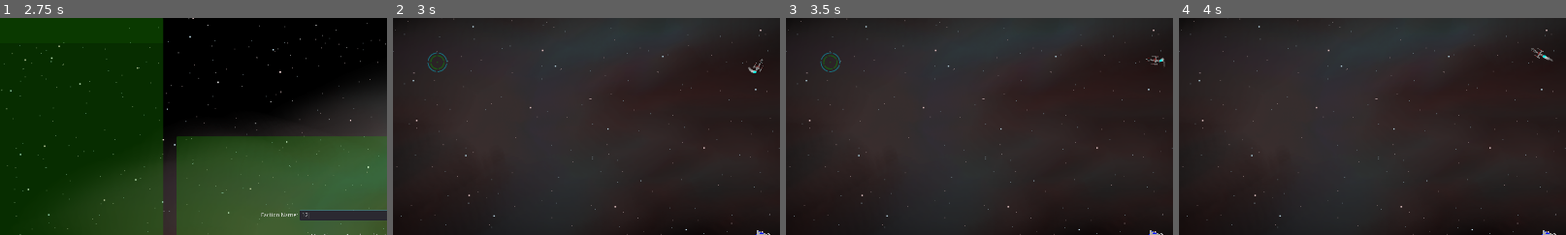
Above: before the commit, frames 1-4 (left to right).
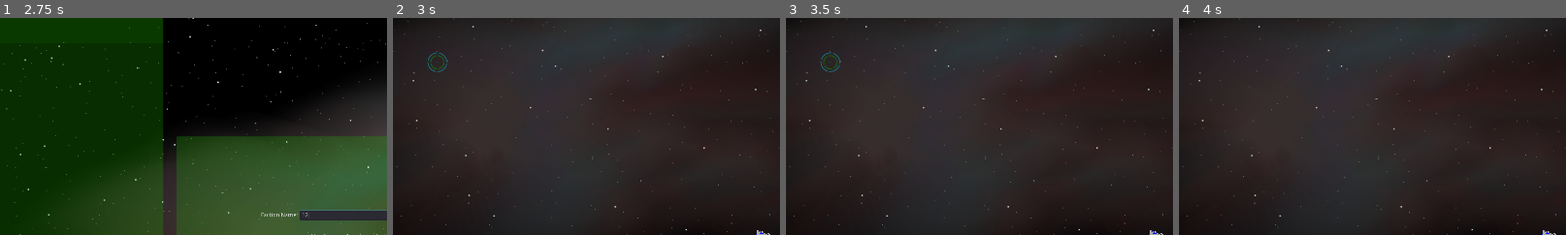
Above: after the commit, the same moments.

Repository: 029614/RedVoid
Game: Godot game, scene res://Start/StartScreen.tscn
Same seed, same stepped clock (60 frames per second), same inputs: the game is played once before the commit and once after it.
Inputs (mouse positions are % of the whole screen's width and height, from its top left):
- Up to frame 1 (2.75 s): click "New Game" at 0.5 s; click (48, 45) at 1.27 s; type "12" at 1.35 s; click "New Game" at 2 s
- Up to frame 2 (3 s): click "Start" at 2.75 s
- Up to frame 3 (3.5 s): no input
- Up to frame 4 (4 s): click (52, 98) at 3.52 s; type "12" at 3.6 s
The pictures show only the part of the screen within x 2-52%, y 0-50%; the shares and areas given below are measured in that part.

Frame 1 is identical in both runs. In frame 2, less than 0.1% of the frame differs, in the area x 91-96%, y 18-26%; in frame 3, 0.1%; in frame 4, 0.1%, in the area x 90-97%, y 13-21%.

Commit message:
Asteroids and more stuff

Diff:
--- a/Assets/Planets/Asteroids/Asteroid1.tscn
+++ b/Assets/Planets/Asteroids/Asteroid1.tscn
@@ -2,5 +2,11 @@
 
 [ext_resource path="res://Assets/Planets/Asteroids/Asteroid1.png" type="Texture" id=1]
 
-[node name="Asteroid1" type="Sprite"]
+[node name="Asteroid1" type="StaticBody2D"]
+
+[node name="Sprite" type="Sprite" parent="."]
 texture = ExtResource( 1 )
+
+[node name="CollisionPolygon2D" type="CollisionPolygon2D" parent="."]
+position = Vector2( 25.1173, 17.2642 )
+polygon = PoolVector2Array( -192.812, -152.527, -145.709, -230.147, -80.0308, -265.972, -22.9768, -272.606, -4.40102, -260.001, 24.1261, -271.279, 64.5946, -267.299, 109.707, -223.513, 170.078, -93.4828, 223.815, -41.0727, 242.391, 29.9132, 225.806, 61.0939, 241.064, 97.582, 158.137, 152.646, 143.542, 216.997, 115.678, 238.227, -90.6455, 187.807, -165.612, 206.383, -216.695, 187.144, -233.944, 140.704, -270.432, 135.397, -277.066, 83.6502, -291.662, 67.0647, -268.442, 0.722717, -244.559, -20.5067, -232.617, -80.2145 )
--- /dev/null
+++ b/Assets/Planets/Asteroids/Asteroid2.tscn
@@ -0,0 +1,11 @@
+[gd_scene load_steps=2 format=2]
+
+[ext_resource path="res://Assets/Planets/Asteroids/Asteroid2.png" type="Texture" id=1]
+
+[node name="Asteroid2" type="StaticBody2D"]
+
+[node name="Sprite" type="Sprite" parent="."]
+texture = ExtResource( 1 )
+
+[node name="CollisionPolygon2D" type="CollisionPolygon2D" parent="."]
+polygon = PoolVector2Array( -103.304, 266.381, -192.899, 228.099, -259.689, 95.3348, -246.568, -11.0282, -230.367, -74.8967, -183.94, -120.509, -130.183, -136.799, -107.376, -180.782, -29.184, -245.128, 62.0406, -298.071, 106.838, -291.555, 204.579, -247.572, 212.724, -224.766, 233.087, -207.661, 233.901, -153.089, 260.78, -98.5174, 250.191, -19.5104, 224.127, 13.0698, 246.119, 52.9805, 231.458, 78.2302, 246.119, 133.617, 207.023, 180.858, 198.878, 226.47, 119.871, 246.833, 62.0408, 293.26, 40.0491, 287.558, 18.8719, 299.776, -29.9984, 295.703, -57.6915, 274.526 )
--- /dev/null
+++ b/Assets/Planets/Asteroids/Asteroid3.tscn
@@ -0,0 +1,11 @@
+[gd_scene load_steps=2 format=2]
+
+[ext_resource path="res://Assets/Planets/Asteroids/Asteroid3.png" type="Texture" id=1]
+
+[node name="Asteroid3" type="StaticBody2D"]
+
+[node name="Sprite" type="Sprite" parent="."]
+texture = ExtResource( 1 )
+
+[node name="CollisionPolygon2D" type="CollisionPolygon2D" parent="."]
+polygon = PoolVector2Array( -274.747, -8.95349, -190.77, -85.9326, -153.447, -145.416, -121.956, -147.749, -63.638, -248.055, 25.0045, -301.707, 103.15, -249.221, 188.293, -157.08, 252.443, -118.59, 229.116, -3.12173, 250.11, 65.6929, 271.104, 78.5227, 282.768, 114.68, 251.276, 146.171, 199.957, 157.834, 185.961, 190.492, 161.467, 209.154, 101.984, 283.8, -53.1409, 300.129, -163.944, 186.993, -196.602, 131.008, -247.921, 99.517, -252.587, 59.8611, -274.747, 30.7024 )
--- /dev/null
+++ b/Assets/Planets/Asteroids/Asteroid4.tscn
@@ -0,0 +1,11 @@
+[gd_scene load_steps=2 format=2]
+
+[ext_resource path="res://Assets/Planets/Asteroids/Asteroid4.png" type="Texture" id=1]
+
+[node name="Asteroid4" type="StaticBody2D"]
+
+[node name="Sprite" type="Sprite" parent="."]
+texture = ExtResource( 1 )
+
+[node name="CollisionPolygon2D" type="CollisionPolygon2D" parent="."]
+polygon = PoolVector2Array( 90.3201, 282.634, -79.9669, 174.163, -111.458, 172.997, -153.447, 89.0198, -182.606, 84.3545, -256.086, 43.5322, -268.915, 15.5399, -242.089, -27.6151, -278.246, -85.9326, -252.587, -178.074, -232.759, -215.397, -195.435, -229.394, -161.611, -267.883, -6.48688, -211.898, 43.6661, -277.214, 99.6509, -285.378, 183.628, -253.887, 231.448, -223.562, 240.779, -185.072, 233.781, -136.086, 237.28, -99.9287, 280.435, -73.1027, 275.77, -15.9516, 229.116, 224.316, 167.299, 255.808 )
--- /dev/null
+++ b/Assets/Planets/Asteroids/Asteroid5.tscn
@@ -0,0 +1,11 @@
+[gd_scene load_steps=2 format=2]
+
+[ext_resource path="res://Assets/Planets/Asteroids/Asteroid5.png" type="Texture" id=1]
+
+[node name="Asteroid5" type="StaticBody2D"]
+
+[node name="Sprite" type="Sprite" parent="."]
+texture = ExtResource( 1 )
+
+[node name="CollisionPolygon2D" type="CollisionPolygon2D" parent="."]
+polygon = PoolVector2Array( 77.4902, 342.118, -44.9764, 345.617, -130.12, 232.481, -208.265, 221.984, -249.088, 5.04269, -224.594, -33.4468, -268.915, -119.757, -245.589, -266.717, -161.611, -306.373, -117.29, -285.378, -18.1504, -348.361, 52.9969, -306.373, 84.4883, -302.874, 190.626, -180.407, 217.452, -97.596, 267.605, -32.2805, 273.437, 29.536, 259.441, 78.5227, 146.305, 191.659, 156.802, 232.481, 153.303, 265.139 )
--- /dev/null
+++ b/Assets/Planets/Asteroids/AsteroidField.gd
@@ -0,0 +1,43 @@
+extends Node2D
+
+
+var asteroid1 = preload("res://Assets/Planets/Asteroids/Asteroid1.tscn")
+var asteroid2 = preload("res://Assets/Planets/Asteroids/Asteroid2.tscn")
+var asteroid3 = preload("res://Assets/Planets/Asteroids/Asteroid3.tscn")
+var asteroid4 = preload("res://Assets/Planets/Asteroids/Asteroid4.tscn")
+var asteroid5 = preload("res://Assets/Planets/Asteroids/Asteroid5.tscn")
+var asteroids = []
+var size = 0
+var asteroid_field = []
+
+
+# Called when the node enters the scene tree for the first time.
+func _ready() -> void:
+    asteroids = [asteroid1, asteroid2, asteroid3, asteroid4, asteroid5]
+    size = randi()%20+10
+    generate()
+
+
+# Called every frame. 'delta' is the elapsed time since the previous frame.
+#func _process(delta: float) -> void:
+#    pass
+
+
+func generate():
+    var x = 0
+    while x < size:
+        randomize()
+        var new_asteroid = asteroids[rand_range(0,4)].instance()
+        var rscale = rand_range(.1,.8)
+        new_asteroid.global_scale = Vector2(rscale, rscale)
+        #new_asteroid.sprite.set_flip_h(randBool())
+        #new_asteroid.sprite.set_flip_v(randBool())
+        add_child(new_asteroid)
+        new_asteroid.position = Vector2((new_asteroid.position.x - 30000) + randi()%60000,(new_asteroid.position.y - 30000) + randi()%60000)
+        x += 1
+
+func randBool():
+    if randi()%2 == 1:
+        return true
+    else:
+        return false
--- /dev/null
+++ b/Assets/Planets/Asteroids/AsteroidField.tscn
@@ -0,0 +1,6 @@
+[gd_scene load_steps=2 format=2]
+
+[ext_resource path="res://Assets/Planets/Asteroids/AsteroidField.gd" type="Script" id=1]
+
+[node name="AsteroidField" type="Node2D"]
+script = ExtResource( 1 )
--- a/Main.gd
+++ b/Main.gd
@@ -3,6 +3,7 @@
 var planet = preload("res://Wells/Planet.tscn")
 var rect = preload("res://GiantRect.tscn")
 var sun = preload("res://Wells/Sun.tscn")
+var aField = preload("res://Assets/Planets/Asteroids/AsteroidField.tscn")
 var ships
 var planet_count = 16
 var gridY = sqrt(planet_count)
@@ -18,13 +19,13 @@
 # Called when the node enters the scene tree for the first time.
 func _ready() -> void:
     #Global.connect("player_landed", self, "onPlanet")
+    Global.world = self
     Input.set_mouse_mode(1)
     Global.connect("torpedo_request", self, "issueTorpedo")
     Global.connect("request_planets", self, "sendPlanetPositions")
     Global.emit_signal("main_ready")
     Global._play = true
     print("Main is ready")
-    Global.world = self
     print(Global.world)
     Global.bodies = $Navigation2D/Bodies.get_children()
     createMap()
@@ -70,9 +71,17 @@
         var x = 1
         grid_point = Vector2()
         while grid_point.x < end_point.x:
+            var field_quant = rand_range(5,20)
             grid_point = Vector2(gUnit*x,gUnit*y)
             var new_planet = planet.instance()
             var new_rect = rect.instance()
+            while field_quant > 0:
+                field_quant -= 1
+                var new_field = aField.instance()
+                $Navigation2D/Bodies.add_child(new_field)
+                new_field.global_position = grid_point - Vector2(gUnit/2,gUnit/2)
+                getRandom(field_quant)
+                new_field.global_position = (new_field.global_position - Vector2(20000,20000)) + Vector2(randX,randY)
             $Navigation2D/Bodies.add_child(new_planet)
             $Navigation2D/Bodies.add_child(new_rect)
             new_rect.global_position = grid_point - Vector2(gUnit,gUnit)
--- a/NewMain.tscn
+++ b/NewMain.tscn
@@ -1,16 +1,14 @@
-[gd_scene load_steps=9 format=2]
+[gd_scene load_steps=7 format=2]
 
 [ext_resource path="res://Assets/Ship/Blender/Interceptor/Interceptor.tscn" type="PackedScene" id=1]
 [ext_resource path="res://Main.gd" type="Script" id=2]
-[ext_resource path="res://Assets/Planets/Asteroids/Asteroid1.tscn" type="PackedScene" id=3]
 [ext_resource path="res://Assets/Music/bensound-slowmotion.ogg" type="AudioStream" id=4]
 [ext_resource path="res://Faction/Faction.tscn" type="PackedScene" id=5]
-[ext_resource path="res://Assets/Ship/Fighter.tscn" type="PackedScene" id=6]
 [ext_resource path="res://Assets/Ship/Blender/ScoutShip/ScoutShip.tscn" type="PackedScene" id=8]
 [ext_resource path="res://Assets/Ship/Blender/Destroyer/Destroyer.tscn" type="PackedScene" id=10]
 
 [node name="NewMain" type="Node2D"]
-position = Vector2( 8822.1, 4486.84 )
+position = Vector2( 9509.19, 4650.43 )
 script = ExtResource( 2 )
 
 [node name="Navigation2D" type="Navigation2D" parent="."]
@@ -40,10 +38,4 @@
 faction_color = Color( 0.768627, 0, 0, 1 )
 faction_name = "Enemy Faction"
 
-[node name="Enemy" parent="Factions/Faction2" instance=ExtResource( 6 )]
-position = Vector2( 8358.37, 5451.25 )
-
-[node name="Asteroid1" parent="." instance=ExtResource( 3 )]
-position = Vector2( 4693.48, 2797.44 )
-
 [editable path="Factions/Faction1"]
Binary file changed: Assets/Planets/Asteroids/Asteroid1.png
Binary file added: Assets/Planets/Asteroids/Asteroid2.png
Not shown, added: Assets/Planets/Asteroids/Asteroid2.png.import
Binary file added: Assets/Planets/Asteroids/Asteroid3.png
Not shown, added: Assets/Planets/Asteroids/Asteroid3.png.import
Binary file added: Assets/Planets/Asteroids/Asteroid4.png
Not shown, added: Assets/Planets/Asteroids/Asteroid4.png.import
Binary file added: Assets/Planets/Asteroids/Asteroid5.png
Not shown, added: Assets/Planets/Asteroids/Asteroid5.png.import
